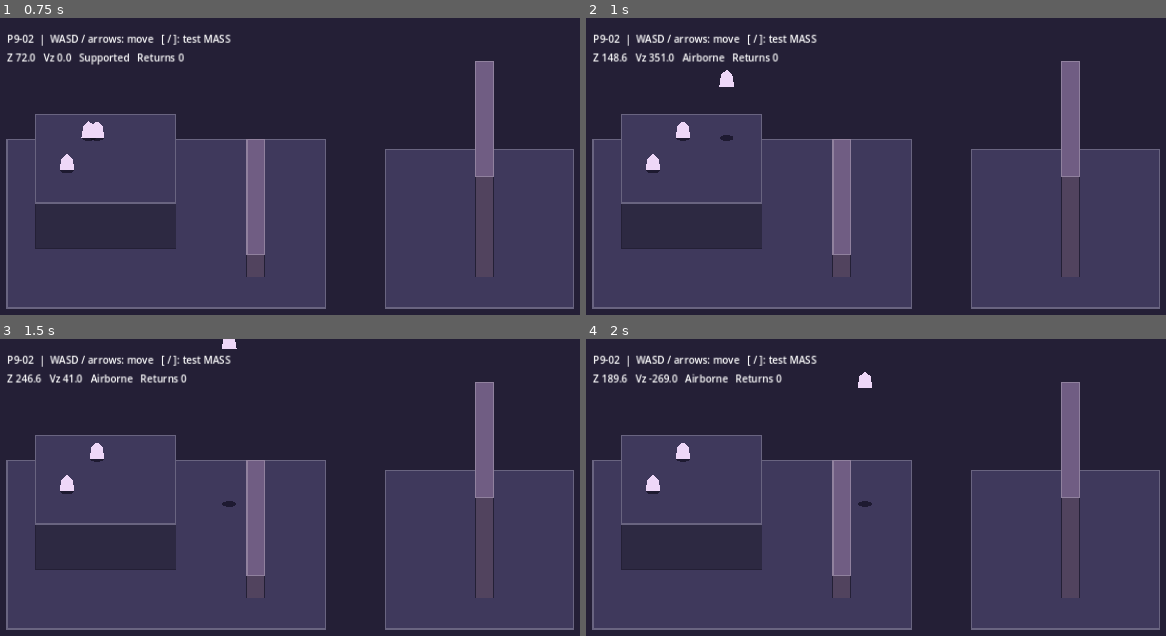
Above: before the commit, frames 1-4 (two rows, left to right).
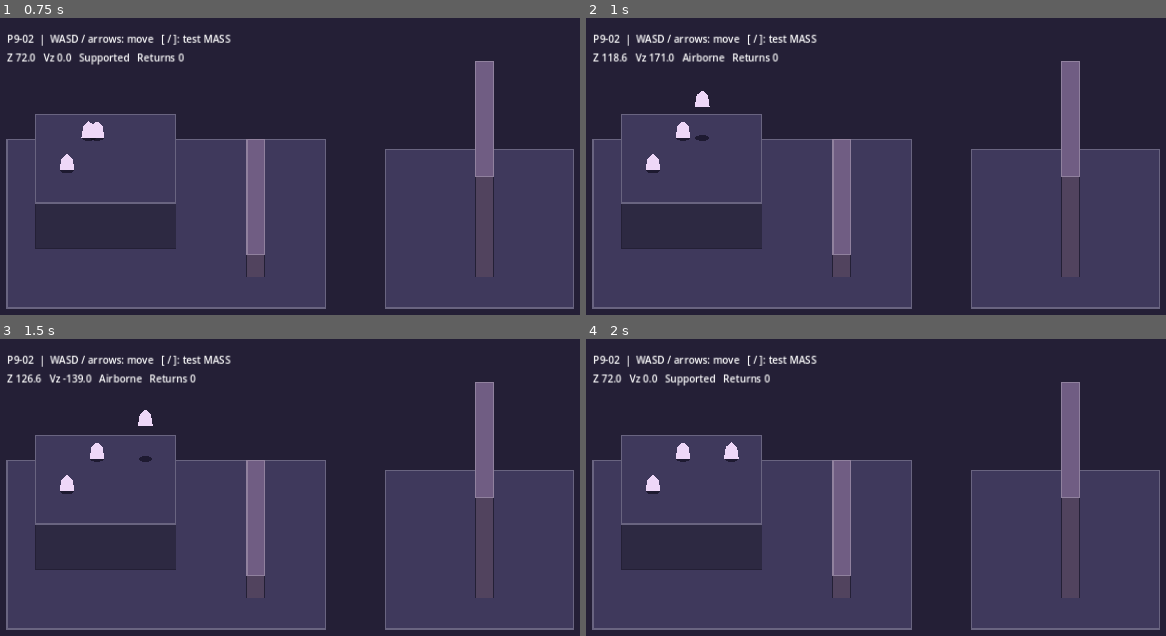
Above: after the commit, the same moments.

Repository: 0ri-space-cat/luna-dev-mode
Game: Godot game, scene res://scenes/skeleton/entity_fixture.tscn
Two runs of this game, one before a commit and one after it. Both use one fixed random seed, a clock stepped at 60 frames per second and the inputs below. This scene is started directly instead of the project's main scene.
Inputs (mouse positions are in pixels of both pictures, inside the frame that each line leads up to):
- Up to frame 1 (0.75 s): tap Enter at 0.5 s; move the mouse to (533, 243) at 0.52 s; hold Right (ui_right) from 0.53 s (still down); hold E from 0.53 s (still down); click (533, 243) at 0.67 s
- Up to frame 2 (1 s): keep holding Right (ui_right); keep holding E; tap Space at 0.77 s; tap I at 0.8 s
- Up to frame 3 (1.5 s): tap Space at 1.07 s; release Right (ui_right) at 1.25 s; release E at 1.25 s; drag from (197, 615) to (outside the picture) at 1.27 s
- Up to frame 4 (2 s): no input

Frame 1 is identical in both runs. In frame 2, 0.4% of the frame differs, in the area x 3-26%, y 11-42%; in frame 3, 0.8%; in frame 4, 0.9%, in the area x 2-50%, y 11-57%.

Commit message:
M3.38: Route shared player input by entity autonomy and source

Diff:
--- a/game/scripts/skeleton/elevation_fixture.gd
+++ b/game/scripts/skeleton/elevation_fixture.gd
@@ -75,34 +75,38 @@
 
 func _physics_process(_delta: float) -> void:
 	if keyboard:
-		var seat_down := Input.is_physical_key_pressed(KEY_E)
-		if seat_down and not _seat_down and is_instance_valid(carrier):
-			if actor.is_riding():
-				actor.try_dismount()
-			else:
-				carrier.try_board(actor)
-		_seat_down = seat_down
-		var controlled := carrier if actor.is_riding() else actor
-		var movement := Input.get_vector("ui_left", "ui_right", "ui_up", "ui_down")
-		movement.x += float(Input.is_physical_key_pressed(KEY_D)) - float(Input.is_physical_key_pressed(KEY_A))
-		movement.y += float(Input.is_physical_key_pressed(KEY_S)) - float(Input.is_physical_key_pressed(KEY_W))
-		controlled.direction = movement
-		var jump_down := Input.is_physical_key_pressed(KEY_SPACE)
-		if jump_down and not _jump_down:
-			controlled.jump()
-		_jump_down = jump_down
-		var impulse_down := Input.is_physical_key_pressed(KEY_I)
-		if impulse_down and not _impulse_down:
-			controlled.apply_impulse(Vector2(220.0, 0.0), 180.0)
-		_impulse_down = impulse_down
-		controlled.thrust_requested = Input.is_physical_key_pressed(KEY_F)
-		controlled.swim_intent = float(Input.is_physical_key_pressed(KEY_R)) \
-			- float(Input.is_physical_key_pressed(KEY_C))
-		controlled.gravity_scale = 0.4 if Input.is_physical_key_pressed(KEY_G) else 1.0
+		_apply_keyboard_input()
 	height_readout.text = "Z %.1f   Vz %.1f   %s   Returns %d" % [
 		actor.motion.elevation, actor.motion.vertical_speed,
 		"Supported" if actor.motion.grounded else "Airborne", actor.recoveries,
 	]
+
+
+func _apply_keyboard_input() -> void:
+	var seat_down := Input.is_physical_key_pressed(KEY_E)
+	if seat_down and not _seat_down and is_instance_valid(carrier):
+		if actor.is_riding():
+			actor.try_dismount()
+		else:
+			carrier.try_board(actor)
+	_seat_down = seat_down
+	var controlled := carrier if actor.is_riding() else actor
+	var movement := Input.get_vector("ui_left", "ui_right", "ui_up", "ui_down")
+	movement.x += float(Input.is_physical_key_pressed(KEY_D)) - float(Input.is_physical_key_pressed(KEY_A))
+	movement.y += float(Input.is_physical_key_pressed(KEY_S)) - float(Input.is_physical_key_pressed(KEY_W))
+	controlled.direction = movement
+	var jump_down := Input.is_physical_key_pressed(KEY_SPACE)
+	if jump_down and not _jump_down:
+		controlled.jump()
+	_jump_down = jump_down
+	var impulse_down := Input.is_physical_key_pressed(KEY_I)
+	if impulse_down and not _impulse_down:
+		controlled.apply_impulse(Vector2(220.0, 0.0), 180.0)
+	_impulse_down = impulse_down
+	controlled.thrust_requested = Input.is_physical_key_pressed(KEY_F)
+	controlled.swim_intent = float(Input.is_physical_key_pressed(KEY_R)) \
+		- float(Input.is_physical_key_pressed(KEY_C))
+	controlled.gravity_scale = 0.4 if Input.is_physical_key_pressed(KEY_G) else 1.0
 
 
 func make_snapshot() -> Dictionary:
--- a/game/scripts/skeleton/entity_body_2d.gd
+++ b/game/scripts/skeleton/entity_body_2d.gd
@@ -21,6 +21,13 @@
 
 
 func set_parameter(key: String, value: Variant) -> bool:
+	if key in ["ai_enabled", "control_source"]:
+		var checked: Dictionary = record.registry.normalize(record.category, key, value)
+		if not checked["ok"]:
+			return false
+		record.parameters[key] = checked["value"]
+		_stop_active_motion()
+		return true
 	if key == "alive" and record.category in ["fridge", "prop"] or key == "asleep" and record.category == "yeti":
 		if not value is bool:
 			return false
@@ -85,8 +92,10 @@
 func _physics_process(delta: float) -> void:
 	if not _can_act():
 		_stop_active_motion()
-	elif record.category != "player" and get_parameter("ai_enabled"):
+	elif get_parameter("ai_enabled"):
 		direction = _wander_on_support(delta)
+	elif not accepts_player_input():
+		_stop_active_motion()
 	super._physics_process(delta)
 
 
@@ -104,3 +113,23 @@
 		brain.avoid_obstacle()
 		heading = brain.direction_for(self, world_registry, 0.0)
 	return Vector2.ZERO
+
+
+func accepts_player_input() -> bool:
+	return _can_act() and not get_parameter("ai_enabled") and get_parameter("control_source") == "PLAYER"
+
+
+func control_snapshot() -> Dictionary:
+	return {"ai_enabled": get_parameter("ai_enabled"), "control_source": get_parameter("control_source")}
+
+
+func restore_control(state: Variant) -> bool:
+	if not state is Dictionary or state.size() != 2:
+		return false
+	var autonomy: Variant = state.get("ai_enabled")
+	var source: Variant = state.get("control_source")
+	if not autonomy is bool or not source is String or source not in ["NONE", "PLAYER"]:
+		return false
+	record.parameters["ai_enabled"] = autonomy
+	record.parameters["control_source"] = source
+	return true
--- a/game/scripts/skeleton/entity_fixture.gd
+++ b/game/scripts/skeleton/entity_fixture.gd
@@ -88,13 +88,15 @@
 		return null
 	var body := EntityBody.new()
 	_configure_body(body, identity)
-	body.record = EntityRecord.new(identity, category, label, parameters, {"material": material, "alive": category in ["player", "yeti"], "asleep": category == "yeti"})
+	body.record = EntityRecord.new(identity, category, label, parameters, {"material": material, "alive": category in ["player", "yeti"], "asleep": category == "yeti", "ai_enabled": category != "player", "control_source": "PLAYER" if category == "player" else "NONE"})
 	body.world_registry = entities
 	body.location_id = LOCATION_ID
 	return body
 
 
 func request_wand_parameter_edit(target_id: String, parameter_id: String, value: Variant) -> bool:
+	if not (actor as EntityBody).accepts_player_input():
+		return false
 	var target := entities.get_entity(target_id) as EntityBody
 	var key := Parameters.storage_id(parameter_id)
 	if not wand_policy.authorize(actor, target, LOCATION_ID, projection, access, parameters, key):
@@ -116,8 +118,9 @@
 		data["material"] = body.get_parameter("material")
 		data["location_id"] = body.location_id
 		data["life"] = body.life_snapshot()
+		data["control"] = body.control_snapshot()
 		states.append(data)
-	return {"format": SaveStore.FORMAT, "fixture": LOCATION_ID, "entity_state_version": 1, "entities": states}
+	return {"format": SaveStore.FORMAT, "fixture": LOCATION_ID, "entity_state_version": 2, "entities": states}
 
 
 func apply_snapshot(data: Dictionary) -> bool:
@@ -127,11 +130,11 @@
 	if not states is Array or states.is_empty() or states.size() > MAX_ENTITIES:
 		return false
 	var version: Variant = data.get("entity_state_version", 0)
-	if typeof(version) not in [TYPE_INT, TYPE_FLOAT] or float(version) not in [0.0, 1.0]:
+	if typeof(version) not in [TYPE_INT, TYPE_FLOAT] or float(version) not in [0.0, 1.0, 2.0]:
 		return false
 	var candidates := {}
 	for state in states:
-		var candidate := _build_saved_entity(state, float(version) == 1.0)
+		var candidate := _build_saved_entity(state, int(version))
 		if candidate == null or candidates.has(candidate.entity_id):
 			if candidate != null:
 				candidate.free()
@@ -155,13 +158,13 @@
 	return true
 
 
-func _build_saved_entity(state: Variant, has_life: bool) -> EntityBody:
+func _build_saved_entity(state: Variant, version: int) -> EntityBody:
 	if not state is Dictionary or state.get("location_id") != LOCATION_ID or not state.has("dynamics"):
 		return null
-	if state.has("life") != has_life:
+	if state.has("life") != (version >= 1) or state.has("control") != (version >= 2):
 		return null
 	var body := _build_entity(state)
-	if body != null and (not _restore_body_state(body, state) or (has_life and not body.restore_life(state["life"]))):
+	if body != null and (not _restore_body_state(body, state) or (version >= 1 and not body.restore_life(state["life"])) or (version >= 2 and not body.restore_control(state["control"]))):
 		body.free()
 		return null
 	return body
@@ -183,3 +186,31 @@
 	var mass := 1.0 if event.keycode == KEY_BRACKETLEFT else 4.0
 	if request_wand_parameter_edit(TARGET_ID, "MASS", mass):
 		$Controls.text = "P9-02  |  [ / ]: test MASS   Current MASS %.1f" % target.get_parameter("mass")
+
+
+func _apply_keyboard_input() -> void:
+	var movement := Input.get_vector("ui_left", "ui_right", "ui_up", "ui_down")
+	movement.x += float(Input.is_physical_key_pressed(KEY_D)) - float(Input.is_physical_key_pressed(KEY_A))
+	movement.y += float(Input.is_physical_key_pressed(KEY_S)) - float(Input.is_physical_key_pressed(KEY_W))
+	var jump_down := Input.is_physical_key_pressed(KEY_SPACE)
+	apply_player_input(movement, jump_down and not _jump_down)
+	_jump_down = jump_down
+	if Input.is_physical_key_pressed(KEY_HOME):
+		return_to_luna()
+
+
+func apply_player_input(movement: Vector2, jump_requested: bool = false) -> void:
+	if not movement.is_finite():
+		return
+	for identity in entities.list_ids():
+		var body := entities.get_entity(identity) as EntityBody
+		if body.accepts_player_input():
+			body.direction = movement.limit_length()
+			if jump_requested:
+				body.jump()
+
+
+func return_to_luna() -> bool:
+	# Recovery control is independent of the wand and never teleports a body.
+	var luna := actor as EntityBody
+	return luna.set_parameter("control_source", "PLAYER") and luna.set_parameter("ai_enabled", false)
--- a/game/scripts/skeleton/entity_parameters_2d.gd
+++ b/game/scripts/skeleton/entity_parameters_2d.gd
@@ -26,6 +26,7 @@
 		"hint": "Меняет отскок от опор и стен.",
 	})
 	register_parameter({"id": "asleep", "label": "ASLEEP", "kind": "bool", "default": false, "hint": "Сон"})
+	register_parameter({"id": "control_source", "label": "CONTROL_SOURCE", "kind": "enum", "default": "NONE", "choices": [{"name": "NONE", "value": "NONE"}, {"name": "PLAYER", "value": "PLAYER"}], "hint": "Источник управления"})
 
 
 static func storage_id(parameter_id: String) -> String:
--- /dev/null
+++ b/game/tests/test_skeleton_control.gd
@@ -0,0 +1,69 @@
+extends SceneTree
+
+const Fixture = preload("res://scenes/skeleton/entity_fixture.tscn")
+const FRIDGE := "DEV_P9_02_FRIDGE"
+const YETI := "DEV_P9_02_YETI"
+
+func _initialize() -> void:
+	call_deferred("_run")
+
+func _run() -> void:
+	var scene = Fixture.instantiate()
+	scene.keyboard = false
+	root.add_child(scene)
+	await physics_frame
+	var luna = scene.actor
+	var fridge = scene.entities.get_entity(FRIDGE)
+	var yeti = scene.entities.get_entity(YETI)
+	assert(luna.accepts_player_input())
+	assert(scene.request_wand_parameter_edit(FRIDGE, "IS_ALIVE", true))
+	assert(scene.request_wand_parameter_edit(FRIDGE, "AUTONOMY", false))
+	assert(scene.request_wand_parameter_edit(FRIDGE, "CONTROL_SOURCE", "PLAYER"))
+	assert(scene.request_wand_parameter_edit(YETI, "AUTONOMY", false))
+	assert(scene.request_wand_parameter_edit(YETI, "CONTROL_SOURCE", "PLAYER"))
+	assert(not yeti.accepts_player_input())
+	assert(not scene.request_wand_parameter_edit(FRIDGE, "CONTROL_SOURCE", "INVALID"))
+	var a: Vector2 = luna.position
+	var b: Vector2 = fridge.position
+	var c: Vector2 = yeti.position
+	scene.apply_player_input(Vector2.RIGHT)
+	await _ticks(10)
+	assert(luna.position.x > a.x + 10.0 and fridge.position.x > b.x + 10.0)
+	assert(yeti.position.is_equal_approx(c))
+	assert(scene.request_wand_parameter_edit(YETI, "ASLEEP", false))
+	assert(yeti.accepts_player_input())
+	assert(scene.request_wand_parameter_edit(FRIDGE, "CONTROL_SOURCE", "NONE"))
+	b = fridge.position
+	scene.apply_player_input(Vector2.UP)
+	await _ticks(8)
+	assert(fridge.position.is_equal_approx(b))
+	assert(yeti.position.y < c.y - 10.0)
+	assert(luna.set_parameter("ai_enabled", true))
+	assert(not luna.accepts_player_input())
+	assert(not scene.request_wand_parameter_edit(FRIDGE, "MASS", 3.0))
+	assert(scene.return_to_luna() and luna.accepts_player_input())
+	scene.apply_player_input(Vector2.ZERO)
+	var state: Dictionary = JSON.parse_string(JSON.stringify(scene.make_snapshot()))
+	var bad := state.duplicate(true)
+	bad["entities"][0]["control"]["control_source"] = "INVALID"
+	assert(not scene.apply_snapshot(bad))
+	assert(scene.actor == luna)
+	assert(scene.apply_snapshot(state))
+	assert(scene.actor.accepts_player_input())
+	assert(scene.entities.get_entity(YETI).accepts_player_input())
+	assert(not scene.entities.get_entity(FRIDGE).accepts_player_input())
+	var legacy := state.duplicate(true)
+	legacy["entity_state_version"] = 1
+	for body in legacy["entities"]:
+		body.erase("control")
+	assert(scene.apply_snapshot(legacy))
+	assert(scene.actor.accepts_player_input())
+	assert(not scene.entities.get_entity(YETI).accepts_player_input())
+	print("P9-02: shared player control, sleep, autonomy, return and compatible snapshots passed")
+	scene.queue_free()
+	await process_frame
+	quit()
+
+func _ticks(count: int) -> void:
+	for tick in range(count):
+		await physics_frame
--- a/game/tests/test_skeleton_life.gd
+++ b/game/tests/test_skeleton_life.gd
@@ -63,6 +63,7 @@
 	legacy["entities"] = legacy["entities"].filter(func(body): return body["id"] != YETI)
 	for body in legacy["entities"]:
 		body.erase("life")
+		body.erase("control")
 	assert(scene.apply_snapshot(legacy))
 	assert(not scene.entities.get_entity(FRIDGE).get_parameter("alive"))
 	assert(scene.actor.get_parameter("alive"))
Not shown, changed: docs/manual/00_LUNA_PRODUCTION_MANUAL.md
